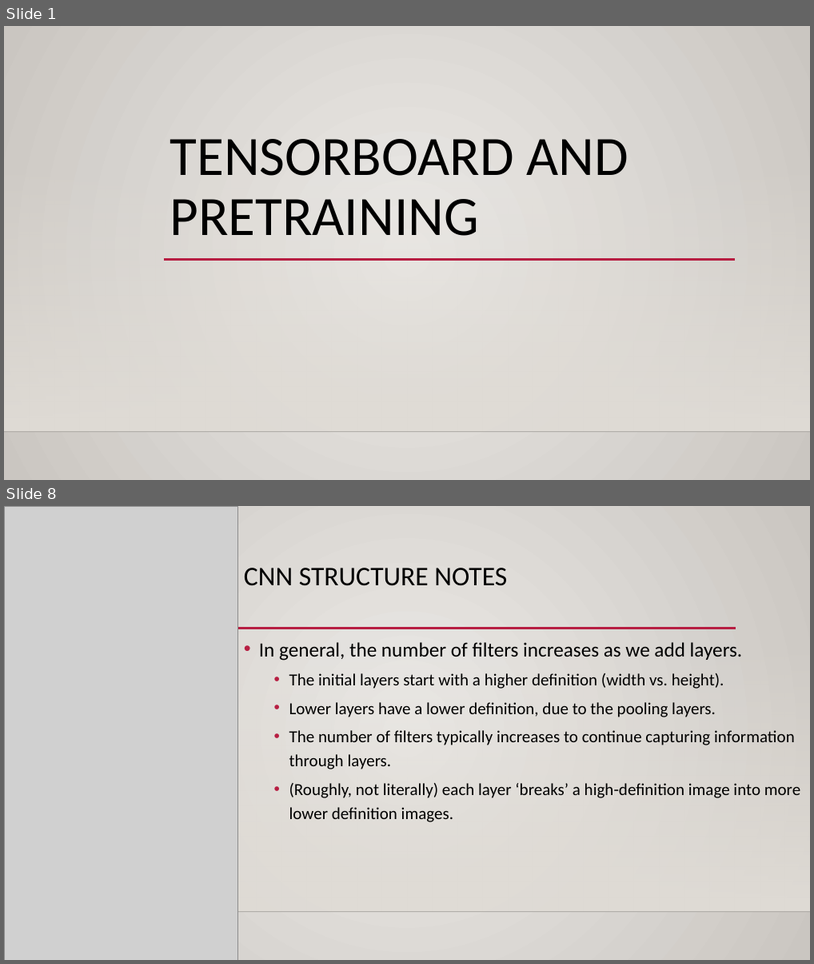
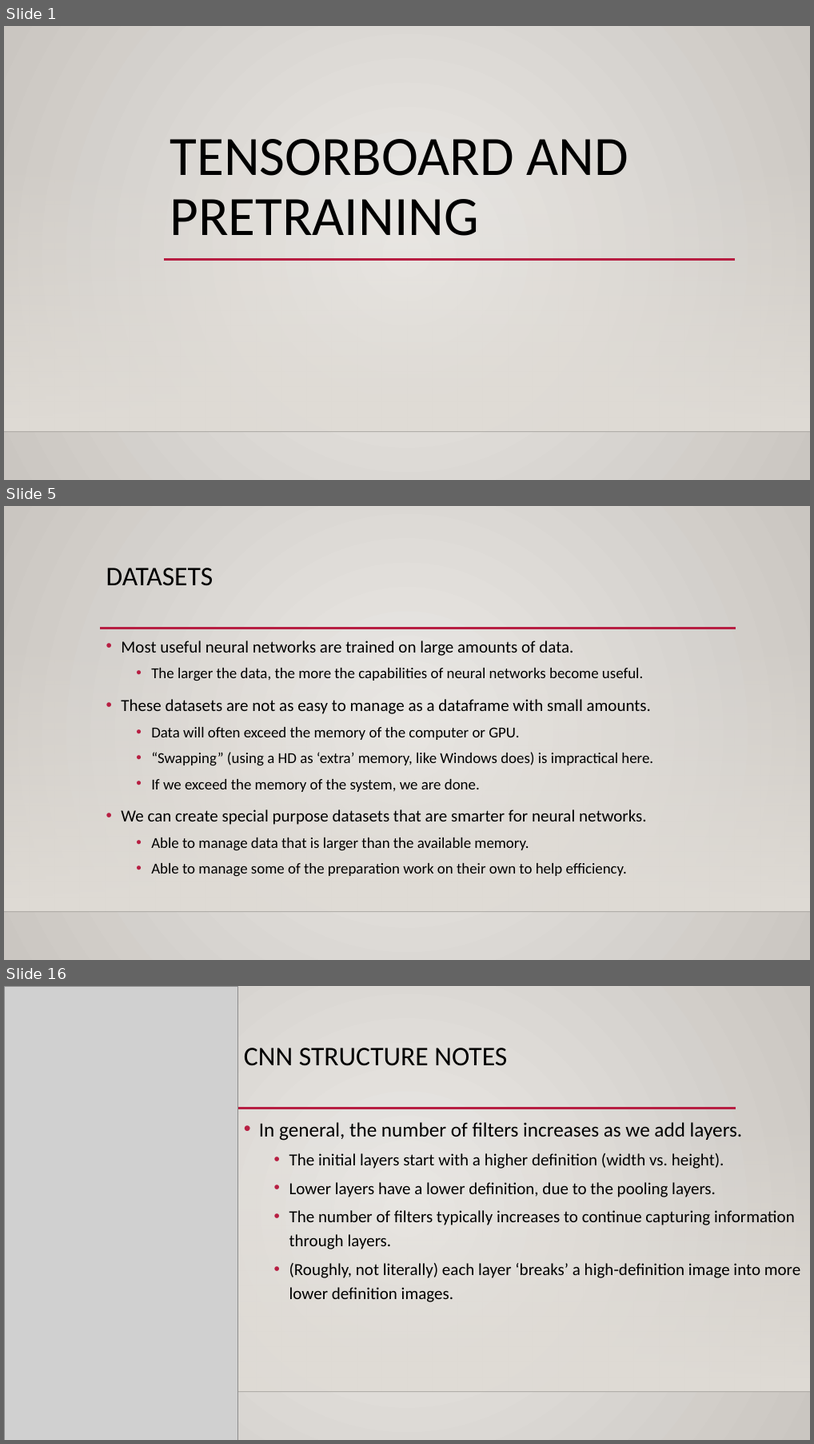
Before and after one commit to calvint13/Intro_to_Machine_Learning_Student_Workbooks, a slide deck: reference_content/Slides/tensorboard_cnn_2.pptx. Shown one above the other, each under a label of ours: slides 1 and 8 before the commit, slides 1, 5 and 16 after it; the slides between them are not shown. The pictures are 814x964 and 814x1444 pixels, drawn with LibreOffice and Linux fonts; fonts in the diff are those of the drawing; grey boxes stand for pictures; background and template pictures are left out. Boxes give left, top, right and bottom in pixels: in the first picture for what was removed or moved away, otherwise in the second. Text is boxed around its words. In the diff, an @@ line names an element or a change of style, - is before the commit and + after.

```diff
--- a/reference_content/Slides/tensorboard_cnn_2.pptx
+++ b/reference_content/Slides/tensorboard_cnn_2.pptx
@@ slide 5 added at <box>4,506,810,960</box>, background gradient #ECEAE7 to #CAC7C1; not listed: 3 template elements that a slide beside it also shows @@
@@ title added at <box>106,568,214,586</box>, 32 pt, text #000000 @@
+DATASETS
@@ text added at <box>121,640,654,876</box>, 18 pt, text #000000 @@
+• Most useful neural networks are trained on large amounts of data.
+  • The larger the data, the more the capabilities of neural networks become useful.
+• These datasets are not as easy to manage as a dataframe with small amounts.
+  • Data will often exceed the memory of the computer or GPU.
+  • “Swapping” (using a HD as ‘extra’ memory, like Windows does) is impractical here.
+  • If we exceed the memory of the system, we are done.
+• We can create special purpose datasets that are smarter for neural networks.
+  • Able to manage data that is larger than the available memory.
+  • Able to manage some of the preparation work on their own to help efficiency.
@@ what was slide 8 is now slide 16 @@
```
Also in this commit, not shown: 1 slide changed, 12 other slides added, 4 slides removed, 1 other file.
